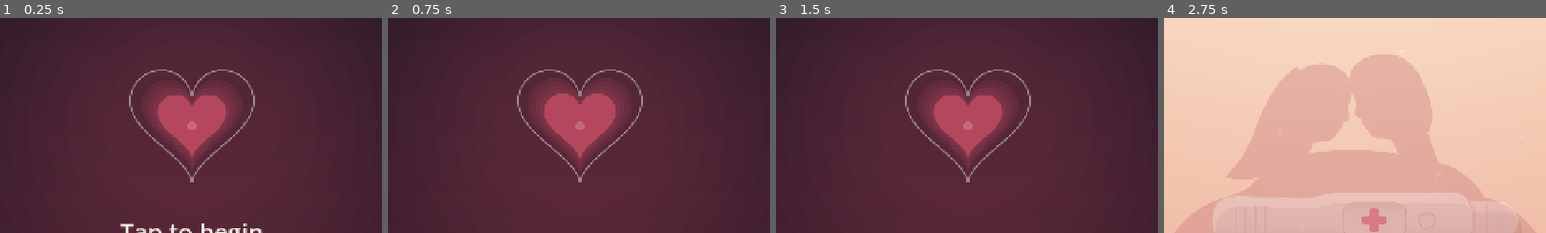
Above: before the commit, frames 1-4 (left to right).
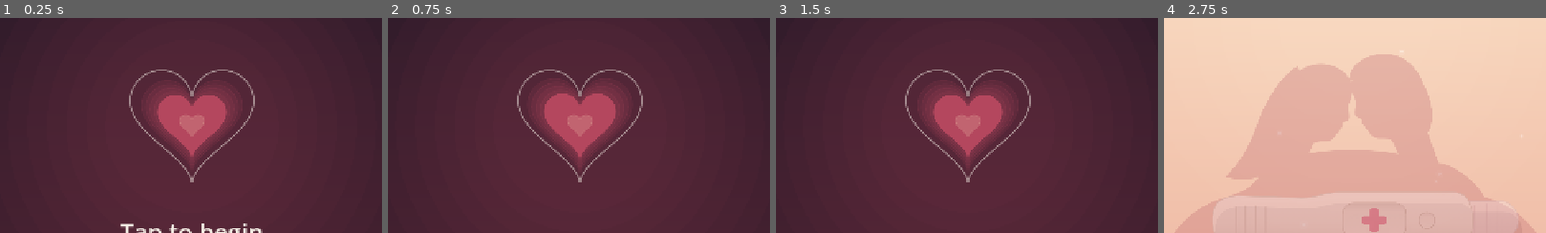
Above: after the commit, the same moments.

Repository: dsickles/Threshold
Game: Godot game, scene res://scenes/chapters/partner/partner.tscn
Two runs of this game, one before a commit and one after it. Both use one fixed random seed, a clock stepped at 60 frames per second and the inputs below. This scene is started directly instead of the project's main scene. Sound files missing from this copy of the repository are replaced by a short silence.
Inputs (mouse positions are % of the whole screen's width and height, from its top left):
- Up to frame 1 (0.25 s): no input
- Up to frame 2 (0.75 s): tap Enter at 0.5 s; move the mouse to (72, 45) at 0.52 s; click (72, 45) at 0.67 s
- Up to frame 3 (1.5 s): tap Space at 1.25 s; move the mouse to (30, 55) at 1.27 s; click (30, 55) at 1.42 s
- Up to frame 4 (2.75 s): move the mouse to (60, 28) at 2.02 s; click (60, 28) at 2.17 s
The pictures show only the part of the screen within x 25-75%, y 35-85%; the shares and areas given below are measured in that part.

The runs differ from the first frame. In frame 1, 0.3% of the frame differs, in the area x 47-54%, y 45-56%; in frame 2, 0.3%; in frame 3, 0.3%; in frame 4, nothing differs.

Commit message:
The Partner: small falling hearts and a faint heart target (Dan's fourth play)
Co-Authored-By: Claude Opus 5.5 (1M context) <noreply@anthropic.com>
Claude-Session: https://claude.ai/code/session_0163xH4XRYdHcSjt4CmHkq4N

Diff:
--- a/game/scenes/chapters/partner/partner.gd
+++ b/game/scenes/chapters/partner/partner.gd
@@ -468,19 +468,19 @@
 	return Vector2(c.x, lerpf(-light_radius, c.y, 1.0 - until / TRAVEL))
 
 
-# Connection Nodes: lights that fall from the top in one lane and reach the
-# heart's centre exactly on their note.
+# Connection Nodes: small hearts that fall from the top in one lane and reach
+# the heart's centre exactly on their note.
 func _draw_lights(c: Vector2, heart: float, t: float) -> void:
 	var t_judged := t - _sound_delay
 	var light_radius := heart * 0.2
-	# The target: a small, faint dot in the heart's centre. Tap when a light
-	# reaches it. It brightens a little as the next light gets close. (Dan,
-	# 2026-10-20: the ring helped show when to tap but was "too strong"; "maybe
-	# just a small transparent dot in the middle of the heart". No lane.)
+	# The target: a faint heart in the heart's centre, the size of a falling
+	# one. Tap when a falling heart reaches it. It brightens a little as the
+	# next one gets close. (Dan, 2026-10-20: the ring was "too strong"; then
+	# "in the center of the heart is another transparent heart". No lane.)
 	var soon := 0.0
 	if _next < _notes.size():
 		soon = clampf(1.0 - (_notes[_next] - t_judged) / 0.5, 0.0, 1.0)
-	draw_circle(c, light_radius * 0.4, Color(LIGHT, 0.22 + 0.18 * soon))
+	_draw_heart(c, light_radius, Color(LIGHT, 0.18 + 0.17 * soon))
 	var first := maxi(_next - 4, 0)
 	for i in range(first, _notes.size()):
 		var until := _notes[i] - t_judged
@@ -496,10 +496,12 @@
 			color.a = clampf(0.6 + until * 1.5, 0.0, 0.6)  # Dims as it falls through.
 		if color.a <= 0.0:
 			continue
+		# Small hearts (Dan, 2026-10-20: "the things that come down from the
+		# top should be small hearts too").
 		var halo := color
 		halo.a *= 0.18
-		draw_circle(pos, light_radius * 1.8, halo)
-		draw_circle(pos, light_radius, color)
+		_draw_heart(pos, light_radius * 1.6, halo)
+		_draw_heart(pos, light_radius, color)
 
 
 # The one ending: a positive test in front of the couple holding each other,
